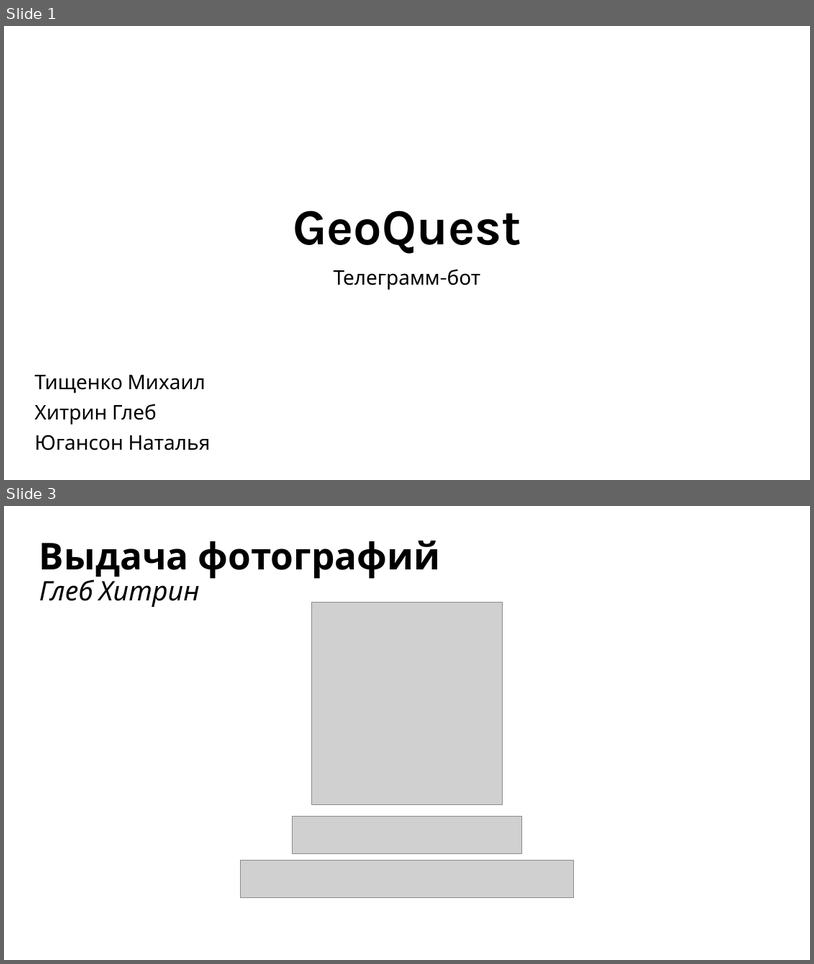
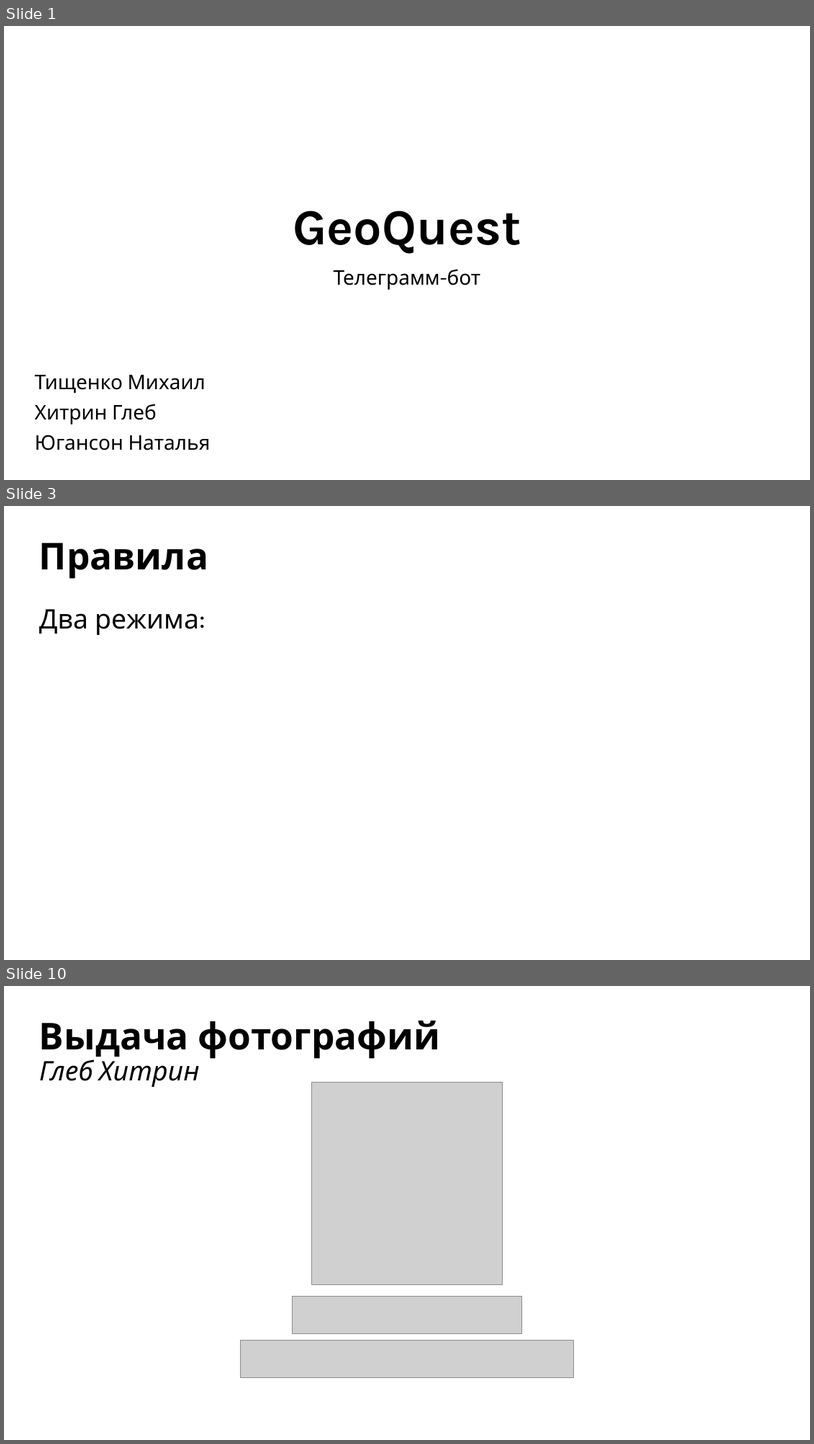
Before and after one commit to yugansonchik/GeoQuest, a slide deck: Презентация GeoQuest.pptx. Shown one above the other, each under a label of ours: slides 1 and 3 before the commit, slides 1, 3 and 10 after it; the slides between them are not shown. The pictures are 814x964 and 814x1444 pixels, drawn with LibreOffice and Linux fonts; fonts in the diff are those of the drawing; grey boxes stand for pictures. Boxes give left, top, right and bottom in pixels: in the first picture for what was removed or moved away, otherwise in the second. Text is boxed around its words. In the diff, an @@ line names an element or a change of style, - is before the commit and + after.

```diff
--- a/Презентация GeoQuest.pptx
+++ b/Презентация GeoQuest.pptx
@@ slide 3 added at (4, 506, 810, 960), background #FFFFFF @@
@@ title added at (39, 543, 208, 579), 44 pt, text #000000, bold @@
+Правила
@@ text added at (39, 609, 199, 635), 32 pt, text #000000 @@
+Два режима:
@@ what was slide 3 is now slide 10 @@
```
Also in this commit, not shown: 10 slides changed, 11 other slides added.
